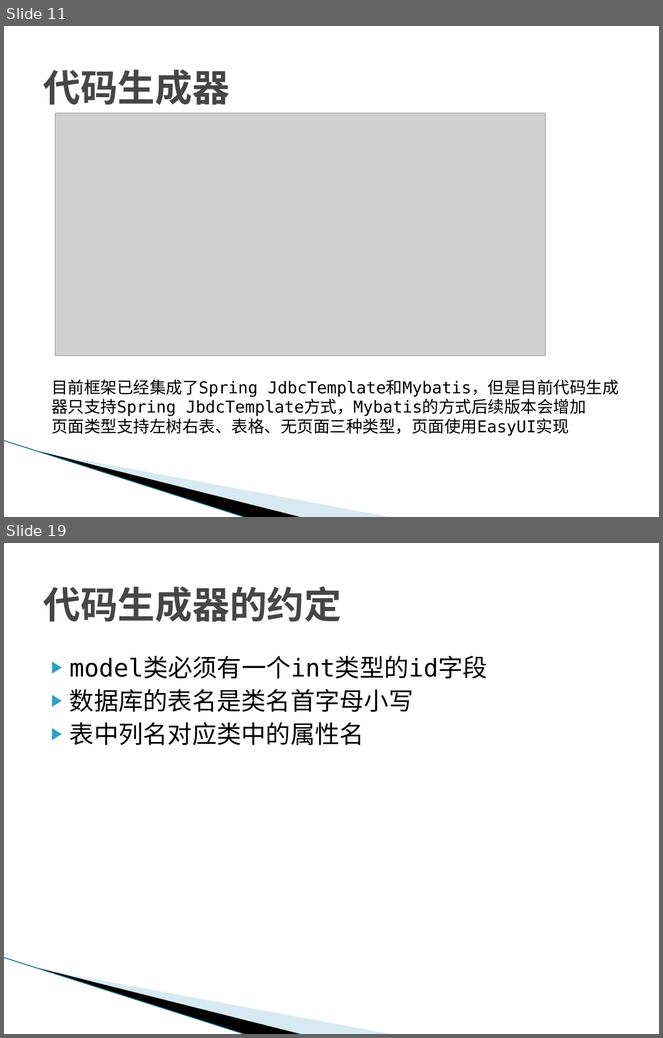
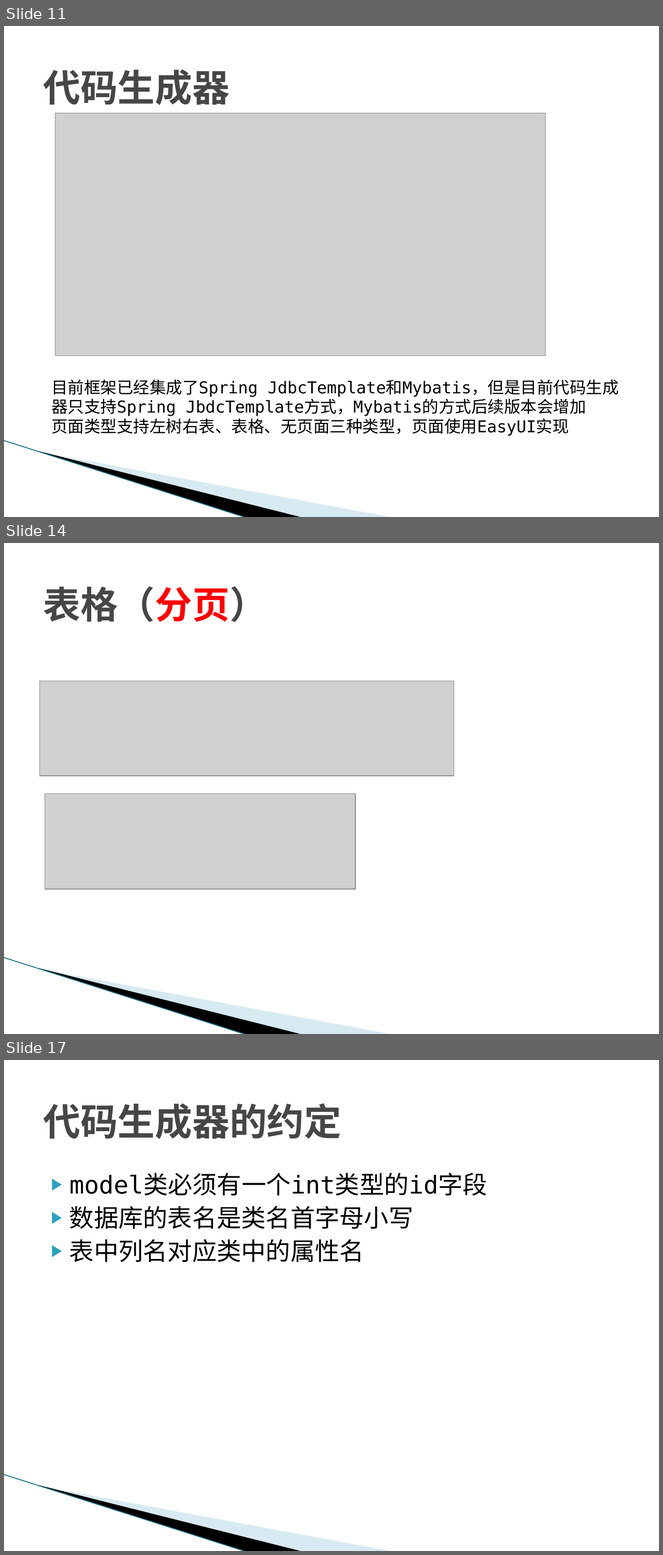
Before and after one commit to SunflowersOfJava/simba, a slide deck: doc/框架使用说明_1.1.15.pptx. Shown one above the other, each under a label of ours: slides 11 and 19 before the commit, slides 11, 14 and 17 after it; the slides between them are not shown. The pictures are 663x1038 and 663x1555 pixels, drawn with LibreOffice and Linux fonts; fonts in the diff are those of the drawing; grey boxes stand for pictures; background and template pictures are left out. Boxes give left, top, right and bottom in pixels: in the first picture for what was removed or moved away, otherwise in the second. Text is boxed around its words. In the diff, an @@ line names an element or a change of style, - is before the commit and + after.

```diff
--- a/doc/框架使用说明_1.1.15.pptx
+++ b/doc/框架使用说明_1.1.15.pptx
@@ slide 14 added at [4, 543, 659, 1034], background #FFFFFF; not listed: 3 template elements that a slide beside it also shows @@
@@ title added at [43, 586, 267, 622], 41 pt, text #464646, bold @@
+表格（分页）
@@ picture added at [40, 681, 454, 776] @@
@@ picture added at [45, 794, 355, 890] @@
@@ what was slide 19 is now slide 17 @@
```
Also in this commit, not shown: 4 slides changed, 25 other slides added, 6 slides removed.
